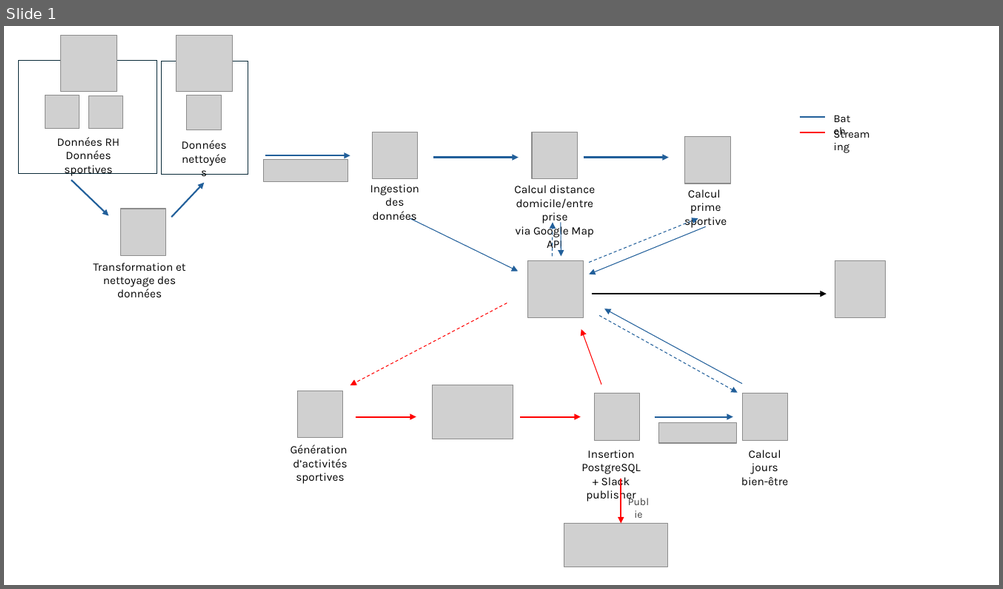
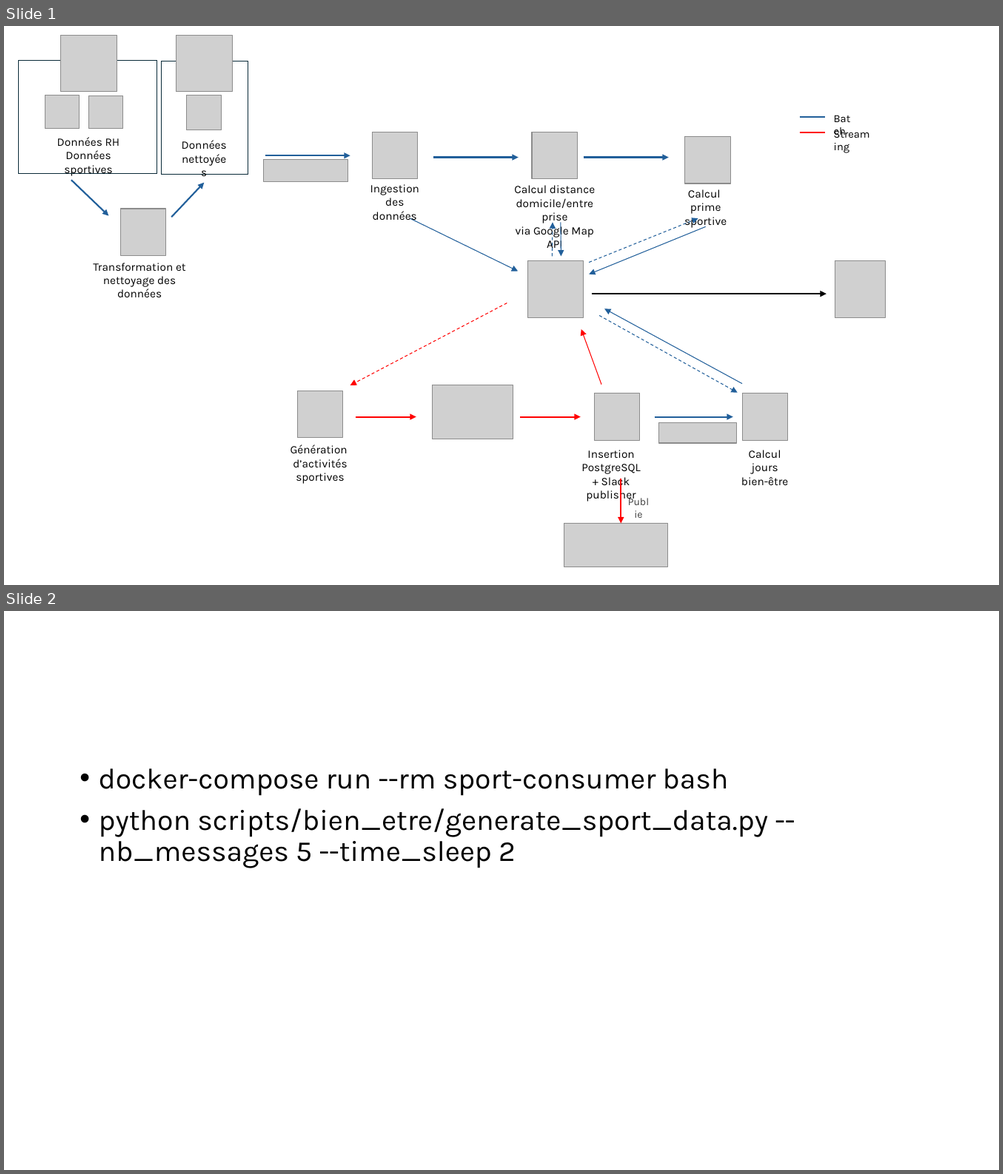
Before and after one commit to maevabb/poc_sport_employee_benefits, a slide deck: docs/prensentation.pptx. Shown one above the other, each under a label of ours: slide 1 before the commit, slides 1 and 2 after it. The pictures are 1003x589 and 1003x1174 pixels, drawn with LibreOffice and Linux fonts; fonts in the diff are those of the drawing; grey boxes stand for pictures. Boxes give left, top, right and bottom in pixels: in the first picture for what was removed or moved away, otherwise in the second. Text is boxed around its words. In the diff, an @@ line names an element or a change of style, - is before the commit and + after.

```diff
--- a/docs/prensentation.pptx
+++ b/docs/prensentation.pptx
@@ slide 2 added at box(4, 611, 999, 1170), background #FFFFFF @@
@@ text added at box(99, 769, 768, 869), 28 pt, text #000000 @@
+• docker-compose run --rm sport-consumer bash
+• python scripts/bien_etre/generate_sport_data.py --nb_messages 5 --time_sleep 2
```
Also in this commit, not shown: 1 slide removed, 5 other files.
